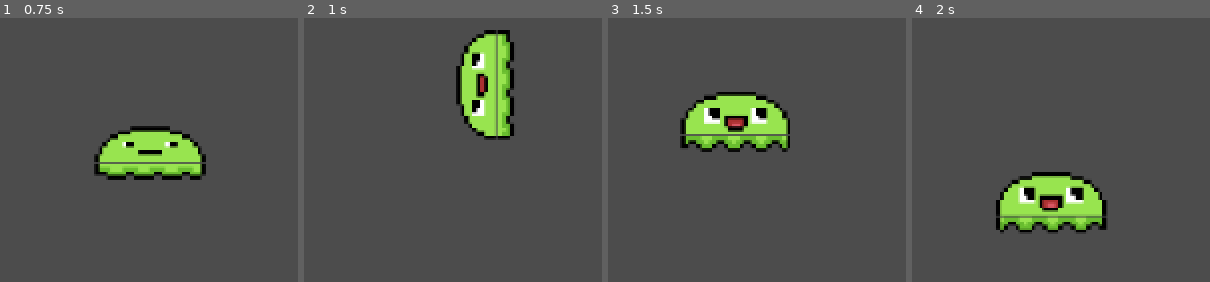
Above: before the commit, frames 1-4 (left to right).
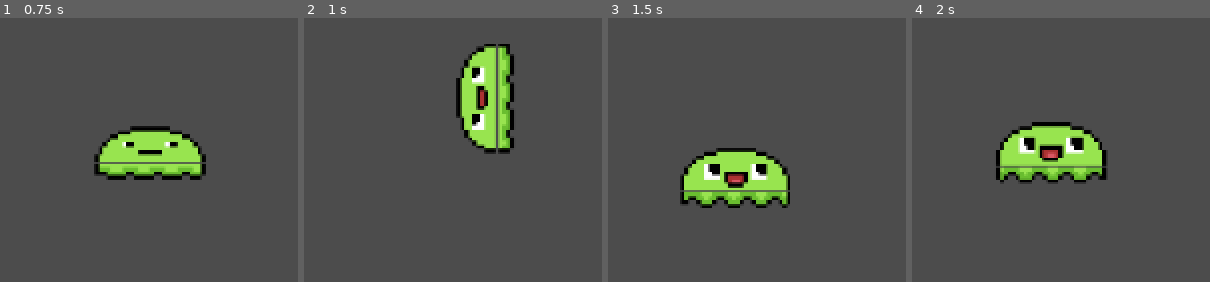
Above: after the commit, the same moments.

Repository: BrooklinJazz/GeweyTheSlime
Game: Godot game, scene res://World.tscn
Same seed, same stepped clock (60 frames per second), same inputs: the game is played once before the commit and once after it.
Inputs:
- Up to frame 1 (0.75 s): hold D (right) from 0.53 s (still down); hold Shift (grip) from 0.53 s (still down)
- Up to frame 2 (1 s): keep holding D (right); keep holding Shift (grip); tap Space (jump) at 0.77 s
- Up to frame 3 (1.5 s): keep holding D (right); release Shift (grip) at 1.28 s; tap Shift (grip) at 1.35 s
- Up to frame 4 (2 s): keep holding D (right); tap Space (jump) at 1.52 s

Frame 1 is identical in both runs. In frame 2, 5.3% of the frame differs, in the area x 51-71%, y 4-52%; in frame 3, 13%, in the area x 24-62%, y 28-72%; in frame 4, 13%.

Commit message:
Added y-direction to player direction state

Diff:
--- a/Animate.gd
+++ b/Animate.gd
@@ -52,4 +52,10 @@
 			frameIndex = posmod(frameIndex - 1, numberOfFrames)
 		Enums.Direction.RIGHT:
 			frameIndex = posmod(frameIndex + 1, numberOfFrames)
+
+	match Player.state.direction.y:
+		Enums.Direction.DOWN:
+			frameIndex = posmod(frameIndex - 1, numberOfFrames)
+		Enums.Direction.UP:
+			frameIndex = posmod(frameIndex + 1, numberOfFrames)
 	return frameIndex
--- a/Enums.gd
+++ b/Enums.gd
@@ -1,9 +1,11 @@
 extends Node
 
 enum Direction {
+	UP,
+	DOWN,
 	LEFT,
 	RIGHT,
-	CENTER
+	CENTER,
 }
 
 enum Movement {
--- a/StateMachine.gd
+++ b/StateMachine.gd
@@ -12,7 +12,7 @@
 		"airborne": airborne_factory(),
 		"direction": {
 			"x": x_direction_factory(),
-#			"y": y_direction_factory()
+			"y": y_direction_factory()
 		},
 		"movement": movement_factory()
 	}
@@ -26,6 +26,17 @@
 		return Enums.Direction.RIGHT
 	else:
 		return Enums.Direction.CENTER
+
+func y_direction_factory():
+	if (Input.is_action_pressed("up") and Input.is_action_pressed("down")):
+		return Enums.Direction.CENTER
+	elif (Input.is_action_pressed("down")):
+		return Enums.Direction.DOWN
+	elif (Input.is_action_pressed("up")):
+		return Enums.Direction.UP
+	else:
+		return Enums.Direction.CENTER
+
 
 func movement_factory():
 	if (Input.is_action_pressed("jump")):
--- a/WallMovement.gd
+++ b/WallMovement.gd
@@ -1,6 +1,6 @@
 extends Node
 
-const SPEED = 100 * 50
+const SPEED = 100
 
 class_name WallMovement
 
@@ -12,15 +12,15 @@
 	if character.rotation_degrees != 90 * reverse_multiplier():
 		character.rotation_degrees = 90 * reverse_multiplier()
 		character.global_position += Vector2(-7, 0) * reverse_multiplier()
-	return Vector2(Player.motion.x, climb(delta))
+	return Vector2(Player.motion.x, climb())
 
 
-func climb(delta: float) -> float:
+func climb() -> float:
 	var motion = 0.0
-	if (Player.state.direction.x == Enums.Direction.LEFT):
-		motion = -SPEED * delta * self.reverse_multiplier()
-	elif (Player.state.direction.x == Enums.Direction.RIGHT):
-		motion = SPEED * delta * self.reverse_multiplier()
+	if (Player.state.direction.y == Enums.Direction.UP):
+		motion = -SPEED
+	elif (Player.state.direction.y == Enums.Direction.DOWN):
+		motion = SPEED
 	return motion
 
 func reverse_multiplier() -> int:
--- a/project.godot
+++ b/project.godot
@@ -61,6 +61,16 @@
 
 [input]
 
+up={
+"deadzone": 0.5,
+"events": [ Object(InputEventKey,"resource_local_to_scene":false,"resource_name":"","device":0,"alt":false,"shift":false,"control":false,"meta":false,"command":false,"pressed":false,"scancode":87,"unicode":0,"echo":false,"script":null)
+ ]
+}
+down={
+"deadzone": 0.5,
+"events": [ Object(InputEventKey,"resource_local_to_scene":false,"resource_name":"","device":0,"alt":false,"shift":false,"control":false,"meta":false,"command":false,"pressed":false,"scancode":83,"unicode":0,"echo":false,"script":null)
+ ]
+}
 left={
 "deadzone": 0.5,
 "events": [ Object(InputEventKey,"resource_local_to_scene":false,"resource_name":"","device":0,"alt":false,"shift":false,"control":false,"meta":false,"command":false,"pressed":false,"scancode":65,"unicode":0,"echo":false,"script":null)
@@ -73,8 +83,7 @@
 }
 jump={
 "deadzone": 0.5,
-"events": [ Object(InputEventKey,"resource_local_to_scene":false,"resource_name":"","device":0,"alt":false,"shift":false,"control":false,"meta":false,"command":false,"pressed":false,"scancode":87,"unicode":0,"echo":false,"script":null)
-, Object(InputEventKey,"resource_local_to_scene":false,"resource_name":"","device":0,"alt":false,"shift":false,"control":false,"meta":false,"command":false,"pressed":false,"scancode":32,"unicode":0,"echo":false,"script":null)
+"events": [ Object(InputEventKey,"resource_local_to_scene":false,"resource_name":"","device":0,"alt":false,"shift":false,"control":false,"meta":false,"command":false,"pressed":false,"scancode":32,"unicode":0,"echo":false,"script":null)
  ]
 }
 grip={
